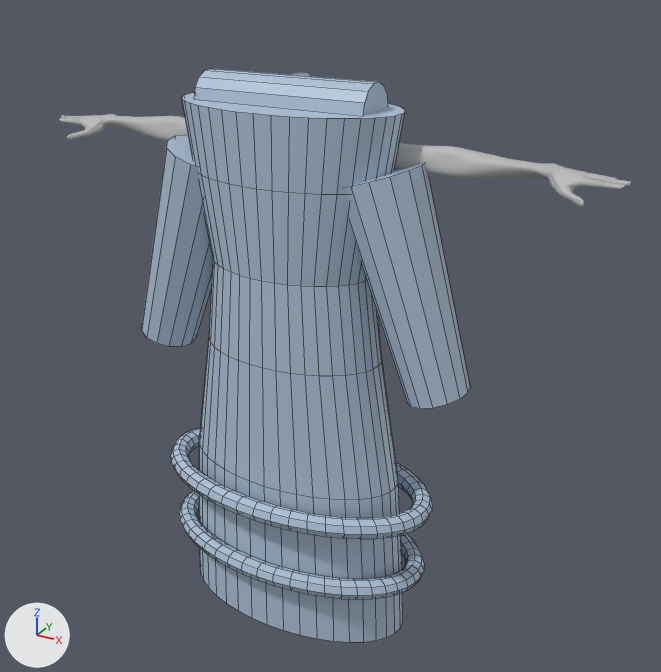
Two versions of the Blender file Assets/OSSBenchmarks/SiroinoSotaiTripoSG20260925/orbital-rail-column-dress/Character/OrbitalRailColumnDress_TripoSG_Refined.blend, one commit apart.
Rendered twice from a 50 mm lens placed at (0.852, -1.438, 1.368), pointed at (0.057, 0.008, 0.645). Lighting does not change. The marker at lower left points along +X, +Y and +Z. The older version comes first. Mesh edges are drawn as thin lines on the coarser meshes.

The scene before the commit, as lines of its bpy script (objects in view):
```python
me_siroinosotai_pc_mesh = bpy.data.meshes.new('SiroinoSotai_PC_Mesh')
me_siroinosotai_pc_mesh.from_pydata(...)  # 8421 vertices, 16704 faces; spans x -0.588..0.588, y -0.128..0.06, z 0.035..1.143
me_siroinosotai_pc_mesh.materials.append(mat_siroinosotai_pc_mat)
me_triposgrefinedgarmentshellmesh = bpy.data.meshes.new('TripoSGRefinedGarmentShellMesh')
me_triposgrefinedgarmentshellmesh.from_pydata(...)  # 1162 vertices, 1080 faces; spans x -0.363..0.363, y -0.203..0.135, z 0.035..1.143
me_triposgrefinedgarmentshellmesh.materials.append(mat_triposg_refined_garment)  # blue #afc2d7
ob_siroinosotai_pc = bpy.data.objects.new('SiroinoSotai_PC', me_siroinosotai_pc_mesh)
ob_siroinosotai_pc.location = (0.0, 0.0, 0.0)
ob_triposgrefinedgarmentmesh = bpy.data.objects.new('TripoSGRefinedGarmentMesh', me_triposgrefinedgarmentshellmesh)
ob_triposgrefinedgarmentmesh.location = (0.0, 0.0, 0.0)
```
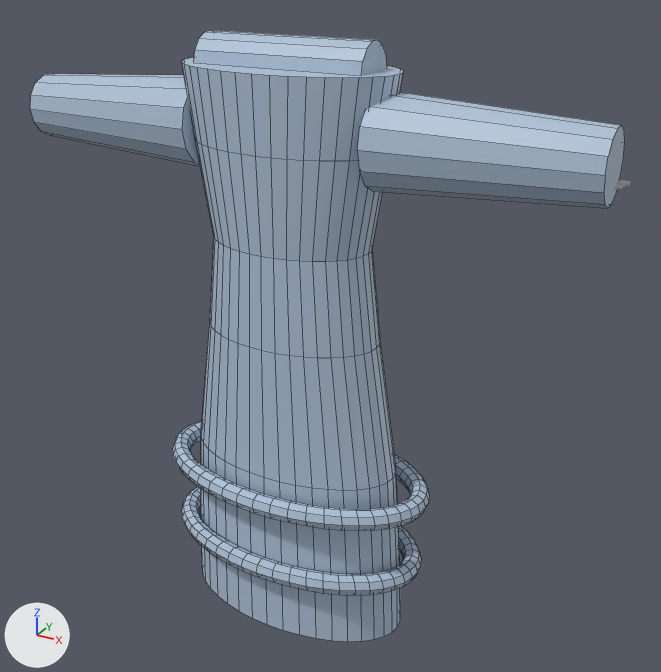
Where the change shows, as pixel boxes (x1, y1, x2, y2) in the pictures (661 x 672 px; the box of a moved part takes in the faces that stretch with it):
'TripoSGRefinedGarmentMesh', reshaped (81% wider, 7% taller): before (142, 69, 470, 642); after (30, 31, 625, 642)
part 1 of me_triposgrefinedgarmentshellmesh, moved or reshaped: before (182, 93, 405, 642); after (182, 58, 404, 642)
part 2 of me_triposgrefinedgarmentshellmesh, moved or reshaped: before (194, 69, 388, 116); after (194, 31, 387, 76)
part 3 of me_triposgrefinedgarmentshellmesh, moved or reshaped: before (179, 491, 425, 599); after (181, 487, 422, 595)
part 4 of me_triposgrefinedgarmentshellmesh, moved or reshaped: before (170, 428, 433, 539); after (172, 421, 430, 531)
part 5 of me_triposgrefinedgarmentshellmesh, moved or reshaped: before (142, 135, 213, 347); after (30, 74, 200, 167)
part 6 of me_triposgrefinedgarmentshellmesh, moved or reshaped: before (346, 164, 470, 409); after (357, 92, 625, 208)
'SiroinoSotai_PC', unchanged, covered by the edit: before (59, 72, 631, 207); after (579, 180, 631, 207)

The change, as a list of edits to the scene's bpy script:
```text
Change me_triposgrefinedgarmentshellmesh:
    used by ob_triposgrefinedgarmentmesh; location = (0.0, 0.0, 0.0)
    remove me_triposgrefinedgarmentshellmesh.from_pydata(...)  # 1162 vertices, 1080 faces; spans x -0.363..0.363, y -0.203..0.135, z 0.035..1.143
    add me_triposgrefinedgarmentshellmesh.from_pydata(...)  # 1162 vertices, 1080 faces; spans x -0.569..0.569, y -0.203..0.135, z 0.035..1.209
    me_triposgrefinedgarmentshellmesh part 1: the loose piece of 280 vertices spanning x -0.249..0.249, y -0.164..0.086, z 0.035..1.096 is scaled about its middle by (0.975, 1, 1.06), then moved by (0.0, 0.0, 0.032)
    me_triposgrefinedgarmentshellmesh part 2: the loose piece of 28 vertices spanning x -0.17..0.17, y -0.087..0.009, z 1.05..1.143 is scaled about its middle by (0.975, 1, 1.06), then moved by (0.0, 0.0, 0.064)
    me_triposgrefinedgarmentshellmesh part 3: the loose piece of 384 vertices spanning x -0.291..0.291, y -0.197..0.119, z 0.164..0.204 is scaled about its middle by (0.975, 1, 1.06), then moved by (0.0, 0.0, 0.009)
    me_triposgrefinedgarmentshellmesh part 4: the loose piece of 384 vertices spanning x -0.301..0.301, y -0.203..0.124, z 0.312..0.352 is scaled about its middle by (0.975, 1, 1.06), then moved by (0.0, 0.0, 0.018)
    me_triposgrefinedgarmentshellmesh part 5: 28 of 1162 vertices moved; they spanned x -0.363..-0.105, y -0.117..0.038, z 0.58..1.015 and now span x -0.569..-0.176, y -0.119..0.04, z 0.965..1.129; mean shift (-0.128, 0.0, 0.254); largest move (-0.273, 0.006, 0.586) -> (-0.569, -0.003, 1.096)
    me_triposgrefinedgarmentshellmesh part 6: 28 of 1162 vertices moved; they spanned x 0.105..0.363, y -0.117..0.038, z 0.58..1.015 and now span x 0.176..0.569, y -0.119..0.04, z 0.965..1.129; mean shift (0.128, 0.0, 0.254); largest move (0.273, 0.006, 0.586) -> (0.569, -0.003, 1.096)
    other edits to the shape of me_triposgrefinedgarmentshellmesh do not show in these pictures
```
